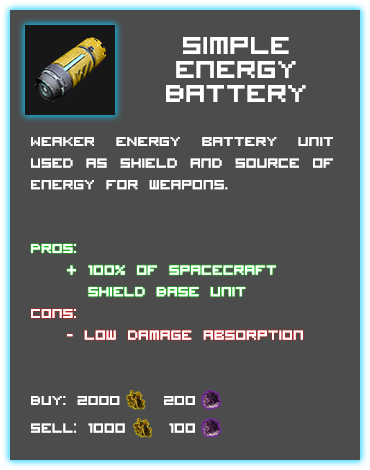
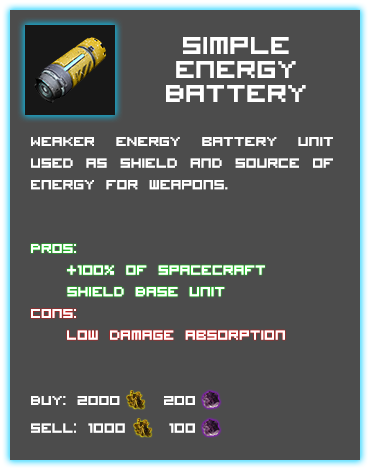
Before/after of a w=370, h=470 layered artwork. What changed in the layer stack:
renamed "Cons: - Low damage absorption" to "Cons: Low damage absorption", painted on it over [66, 329, 303, 340]
renamed "Pros: + 100% of spacecraft Shield Base unit" to "Pros: +100% of spacecraft Shield Base unit", painted on it over [66, 264, 276, 297]
